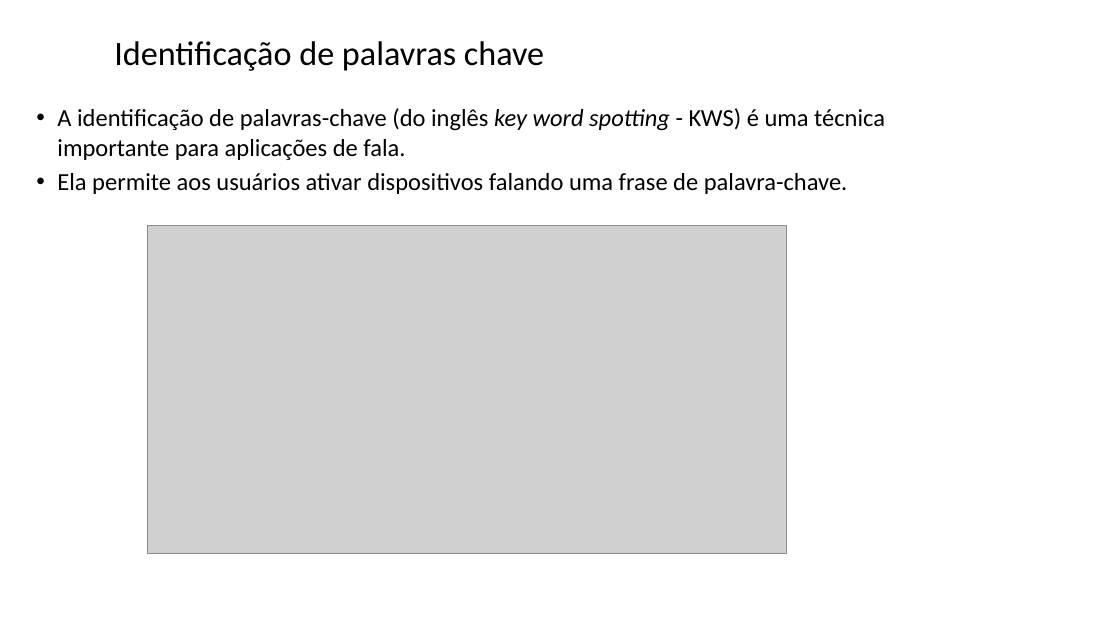
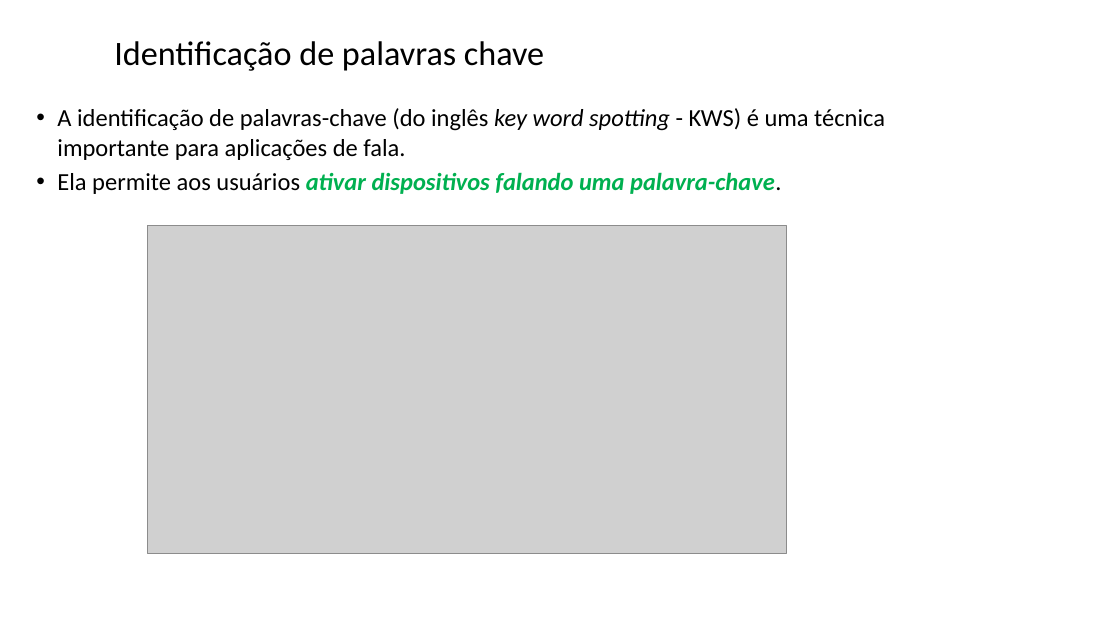
Before and after one commit to zz4fap/tp557-iot-ml, a slide deck: slide 2 of slides/TP557_17_identificação_palavras_chave.pptx. Drawn at 1120x630 pixels with LibreOffice and Linux fonts; fonts in the diff are those of the drawing; grey boxes stand for pictures; background and template pictures are left out. Boxes give left, top, right and bottom in pixels: in the first picture for what was removed or moved away, otherwise in the second. Text is boxed around its words. In the diff, an @@ line names an element or a change of style, - is before the commit and + after.

```diff
--- a/slides/TP557_17_identificação_palavras_chave.pptx
+++ b/slides/TP557_17_identificação_palavras_chave.pptx
@@ text at box(57, 172, 781, 194): text changed; text colour #000000 to #00B050; bold on; italic on @@
-• Ela permite aos usuários ativar dispositivos falando uma frase de palavra-chave.
+• Ela permite aos usuários ativar dispositivos falando uma palavra-chave.
```
Also in this commit, not shown: 16 other slides changed, 10 slides added, 2 slides removed, 1 other file.
